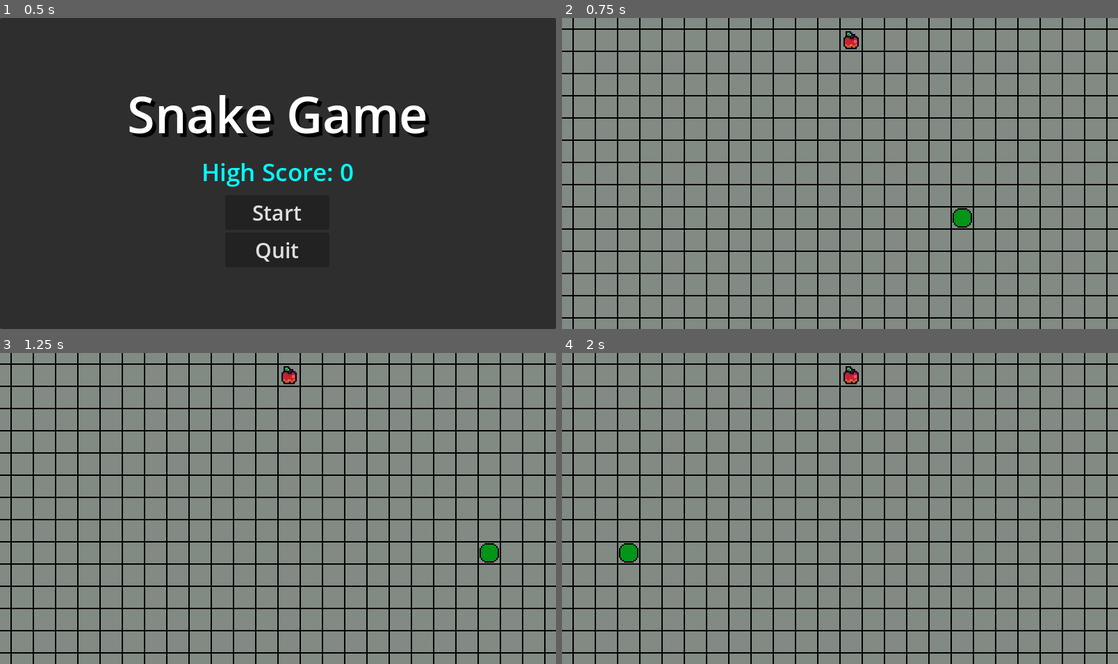
Above: before the commit, frames 1-4 (two rows, left to right).
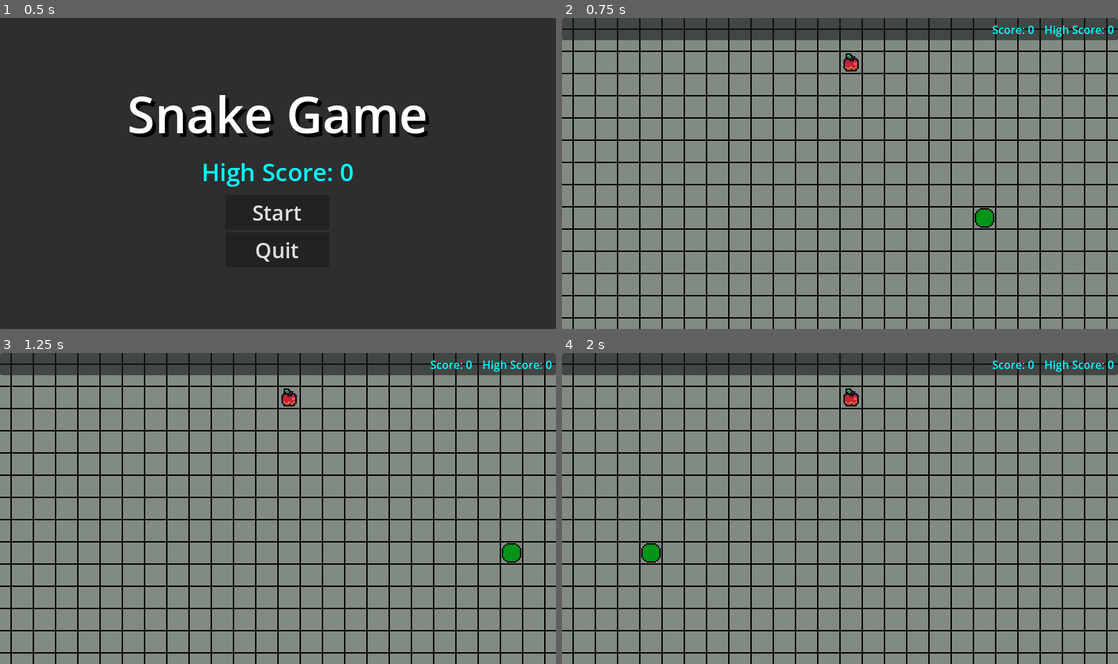
Above: after the commit, the same moments.

Repository: vii-abdullatif/The-Choice
Game: Godot game, scene res://snake_game/menus/start_screen.tscn
Same seed, same stepped clock (60 frames per second), same inputs: the game is played once before the commit and once after it.
Inputs (mouse positions are in pixels of both pictures, inside the frame that each line leads up to):
- Up to frame 1 (0.5 s): no input
- Up to frame 2 (0.75 s): click "Start" at 0.5 s
- Up to frame 3 (1.25 s): no input
- Up to frame 4 (2 s): tap Enter at 1.25 s; move the mouse to (962, 492) at 1.27 s; hold Right (ui_right) from 1.28 s (still down); tap Alt at 1.35 s; click (962, 492) at 1.42 s

Frame 1 is identical in both runs. In frame 2, 6.9% of the frame differs, in the area x 0-100%, y 0-68%; in frame 3, 6.9%; in frame 4, 6.9%.

Commit message:
Added pause menu, data saver, and a simple HUD

Diff:
--- a/snake_game/autoloads/global.gd
+++ b/snake_game/autoloads/global.gd
@@ -1,3 +1,8 @@
 extends Node
 
 const grid_size : int = 32
+
+var save_data:SaveData
+
+func _ready():
+	save_data = SaveData.load_or_create()
--- /dev/null
+++ b/snake_game/data/save_data.gd
@@ -0,0 +1,16 @@
+class_name SaveData
+extends Resource
+
+@export var high_score : int = 0
+const SAVE_PATH: String = "user://save_data.tres"
+
+func save() -> void:
+	ResourceSaver.save(self, SAVE_PATH)
+
+static func load_or_create() -> SaveData:
+	var res : SaveData
+	if FileAccess.file_exists(SAVE_PATH):
+		res = load(SAVE_PATH) as SaveData
+	else:
+		res = SaveData.new()
+	return res
--- a/snake_game/gameplay/game_play.gd
+++ b/snake_game/gameplay/game_play.gd
@@ -2,24 +2,33 @@
 extends Node2D
 
 const gameover_scene: PackedScene = preload("res://snake_game/menus/game_over.tscn")
+const pausemenu_scene: PackedScene = preload("res://snake_game/menus/pause_menu.tscn")
 
 @onready var head: Head = %Head as Head
 @onready var bounds: Bounds = %Bounds
 @onready var spawner: Spawner = $Spawner as Spawner
+@onready var hud: HUD = $HUD
 
+var pause_menu : PauseMenu
 var gameover_menu : GameOver
 var time_between_moves : float = 1000.0
 var time_since_last_move : float = 0
 var speed : float = 10000.0
 var move_dir: Vector2 = Vector2.RIGHT
 var snake_parts : Array[SnakePart] = []
-var score : int = 0
+var score : int:
+	get:
+		return score
+	set(value):
+		score = value
+		hud.update_score(value)
 
 # Called when the node enters the scene tree for the first time.
 func _ready() -> void:
 	head.food_eaten.connect(_on_food_eaten)
 	head.collided_with_tail.connect(_on_tail_collided)
 	spawner.tail_added.connect(_on_tail_added)
+	time_since_last_move = time_between_moves
 	spawner.spawn_food()
 	snake_parts.push_back(head)
 	pass # Replace with function body.
@@ -27,14 +36,19 @@
 
 # Called every frame. 'delta' is the elapsed time since the previous frame.
 func _process(delta: float) -> void:
+	var new_dir : Vector2 = Vector2.ZERO
 	if Input.is_action_pressed("ui_up"):
-		move_dir = Vector2.UP
+		new_dir = Vector2.UP
 	elif Input.is_action_pressed("ui_down"):
-		move_dir = Vector2.DOWN
+		new_dir = Vector2.DOWN
 	elif Input.is_action_pressed("ui_right"):
-		move_dir = Vector2.RIGHT
+		new_dir = Vector2.RIGHT
 	elif Input.is_action_pressed("ui_left"):
-		move_dir = Vector2.LEFT
+		new_dir = Vector2.LEFT
+	if new_dir + move_dir != Vector2.ZERO and new_dir != Vector2.ZERO:
+		move_dir = new_dir
+	if Input.is_action_just_pressed("ui_cancel"):
+		pause_game()
 
 func _physics_process(delta: float) -> void:
 	time_since_last_move += delta * speed
@@ -61,8 +75,16 @@
 	snake_parts.push_back(tail)
 
 func _on_tail_collided():
-	print("game over")
 	if not gameover_menu:
 		gameover_menu = gameover_scene.instantiate() as GameOver
 		add_child(gameover_menu)
 		gameover_menu.set_score(score)
+
+func _notification(what):
+	if what == NOTIFICATION_WM_WINDOW_FOCUS_OUT:
+		pause_game()
+
+func pause_game():
+	if not pause_menu:
+		pause_menu = pausemenu_scene.instantiate() as PauseMenu
+		add_child(pause_menu)
--- a/snake_game/gameplay/game_play.tscn
+++ b/snake_game/gameplay/game_play.tscn
@@ -4,6 +4,7 @@
 [ext_resource type="PackedScene" uid="uid://cgqa3akue68cb" path="res://snake_game/gameplay/head.tscn" id="2_m4txo"]
 [ext_resource type="Script" uid="uid://41ovile6evpe" path="res://snake_game/gameplay/bounds.gd" id="3_35sm3"]
 [ext_resource type="Texture2D" uid="uid://b5jcwkyog70e3" path="res://snake_game/gameplay/sprites/grid2.png" id="3_n1vq2"]
+[ext_resource type="PackedScene" uid="uid://41bc3ob3puv" path="res://snake_game/menus/hud.tscn" id="6_ciaw7"]
 [ext_resource type="Script" uid="uid://tsryaew8r473" path="res://snake_game/gameplay/spawner.gd" id="6_g4e3g"]
 
 [sub_resource type="TileSetAtlasSource" id="TileSetAtlasSource_n1vq2"]
@@ -33,6 +34,7 @@
 
 [node name="UpperLeft" type="Marker2D" parent="Bounds" unique_id=2009078560]
 unique_name_in_owner = true
+position = Vector2(0, 32)
 
 [node name="LowerRight" type="Marker2D" parent="Bounds" unique_id=1856523845]
 unique_name_in_owner = true
@@ -41,3 +43,5 @@
 [node name="Spawner" type="Node2D" parent="." unique_id=211227614 node_paths=PackedStringArray("bounds")]
 script = ExtResource("6_g4e3g")
 bounds = NodePath("../Bounds")
+
+[node name="HUD" parent="." unique_id=1325563464 instance=ExtResource("6_ciaw7")]
--- a/snake_game/menus/game_over.gd
+++ b/snake_game/menus/game_over.gd
@@ -8,6 +8,12 @@
 
 func set_score(n : int):
 	score.text = "Final Score: " + str(n)
+	if n > Global.save_data.high_score:
+		high_score.visible = true
+		Global.save_data.high_score = n
+		Global.save_data.save()
+	else:
+		high_score.visible = false
 
 func _on_restart_button_pressed() -> void:
 	get_tree().reload_current_scene()
--- a/snake_game/menus/game_over.tscn
+++ b/snake_game/menus/game_over.tscn
@@ -46,7 +46,7 @@
 unique_name_in_owner = true
 layout_mode = 2
 theme_override_colors/font_color = Color(0, 1, 1, 1)
-text = "New HighScore: 0"
+text = "New HighScore!!!"
 horizontal_alignment = 1
 
 [node name="MarginContainer" type="MarginContainer" parent="Panel/HBoxContainer/VBoxContainer" unique_id=687155118]
--- /dev/null
+++ b/snake_game/menus/hud.gd
@@ -0,0 +1,10 @@
+class_name HUD
+extends CanvasLayer
+@onready var score: Label = %Score
+@onready var high_score: Label = %HighScore
+
+func _ready() -> void:
+	high_score.text = "High Score: " + str(Global.save_data.high_score)
+
+func update_score(n: int):
+	score.text = "Score: " + str(n)
--- /dev/null
+++ b/snake_game/menus/hud.tscn
@@ -0,0 +1,46 @@
+[gd_scene format=3 uid="uid://41bc3ob3puv"]
+
+[ext_resource type="Script" uid="uid://cta8y8nr81vw8" path="res://snake_game/menus/hud.gd" id="1_p7ptr"]
+
+[node name="HUD" type="CanvasLayer" unique_id=1325563464]
+script = ExtResource("1_p7ptr")
+
+[node name="Panel" type="Panel" parent="." unique_id=296284634]
+custom_minimum_size = Vector2(0, 32)
+anchors_preset = 10
+anchor_right = 1.0
+grow_horizontal = 2
+
+[node name="HBoxContainer" type="HBoxContainer" parent="Panel" unique_id=892520038]
+layout_mode = 1
+anchors_preset = 10
+anchor_right = 1.0
+grow_horizontal = 2
+alignment = 2
+
+[node name="MarginContainer" type="MarginContainer" parent="Panel/HBoxContainer" unique_id=1393970557]
+layout_mode = 2
+theme_override_constants/margin_left = 5
+theme_override_constants/margin_top = 5
+theme_override_constants/margin_right = 5
+theme_override_constants/margin_bottom = 5
+
+[node name="Score" type="Label" parent="Panel/HBoxContainer/MarginContainer" unique_id=730193871]
+unique_name_in_owner = true
+layout_mode = 2
+size_flags_horizontal = 4
+theme_override_colors/font_color = Color(0, 1, 1, 1)
+text = "Score: 0"
+
+[node name="MarginContainer2" type="MarginContainer" parent="Panel/HBoxContainer" unique_id=248966531]
+layout_mode = 2
+theme_override_constants/margin_left = 5
+theme_override_constants/margin_top = 5
+theme_override_constants/margin_right = 5
+theme_override_constants/margin_bottom = 5
+
+[node name="HighScore" type="Label" parent="Panel/HBoxContainer/MarginContainer2" unique_id=645518816]
+unique_name_in_owner = true
+layout_mode = 2
+theme_override_colors/font_color = Color(0, 1, 1, 1)
+text = "HighScore: 0"
--- /dev/null
+++ b/snake_game/menus/pause_menu.gd
@@ -0,0 +1,23 @@
+class_name PauseMenu
+extends CanvasLayer
+
+@onready var restart: Button = $Panel/HBoxContainer/VBoxContainer/RestartButton
+@onready var resume: Button = $Panel/HBoxContainer/VBoxContainer/ResumeButton
+
+func _on_resume_button_pressed() -> void:
+	queue_free()
+
+func _process(delta: float) -> void:
+	if Input.is_action_just_pressed("ui_cancel"):
+		queue_free()
+
+
+func _on_quit_button_pressed() -> void:
+	get_tree().reload_current_scene()
+
+func _notification(what):
+	match what:
+		NOTIFICATION_ENTER_TREE:
+			get_tree().paused = true
+		NOTIFICATION_EXIT_TREE:
+			get_tree().paused = false
--- /dev/null
+++ b/snake_game/menus/pause_menu.tscn
@@ -0,0 +1,55 @@
+[gd_scene format=3 uid="uid://d1fmt4jmcqkba"]
+
+[ext_resource type="Script" uid="uid://5c2b1tbaibpm" path="res://snake_game/menus/pause_menu.gd" id="1_wkkn1"]
+
+[node name="PauseMenu" type="CanvasLayer" unique_id=52894199]
+process_mode = 3
+script = ExtResource("1_wkkn1")
+
+[node name="Panel" type="Panel" parent="." unique_id=428484240]
+anchors_preset = 15
+anchor_right = 1.0
+anchor_bottom = 1.0
+grow_horizontal = 2
+grow_vertical = 2
+
+[node name="HBoxContainer" type="HBoxContainer" parent="Panel" unique_id=1775044288]
+layout_mode = 1
+anchors_preset = 15
+anchor_right = 1.0
+anchor_bottom = 1.0
+grow_horizontal = 2
+grow_vertical = 2
+alignment = 1
+
+[node name="VBoxContainer" type="VBoxContainer" parent="Panel/HBoxContainer" unique_id=1450483162]
+layout_mode = 2
+alignment = 1
+
+[node name="MarginContainer" type="MarginContainer" parent="Panel/HBoxContainer/VBoxContainer" unique_id=1260600106]
+layout_mode = 2
+theme_override_constants/margin_top = 5
+theme_override_constants/margin_bottom = 5
+
+[node name="Label" type="Label" parent="Panel/HBoxContainer/VBoxContainer/MarginContainer" unique_id=132273447]
+layout_mode = 2
+theme_override_colors/font_shadow_color = Color(0, 0, 0, 1)
+theme_override_constants/shadow_offset_x = 5
+theme_override_constants/shadow_offset_y = 5
+theme_override_font_sizes/font_size = 72
+text = "Game Paused"
+
+[node name="ResumeButton" type="Button" parent="Panel/HBoxContainer/VBoxContainer" unique_id=399727833]
+custom_minimum_size = Vector2(150, 0)
+layout_mode = 2
+theme_override_font_sizes/font_size = 36
+text = "Resume"
+
+[node name="RestartButton" type="Button" parent="Panel/HBoxContainer/VBoxContainer" unique_id=1636432348]
+custom_minimum_size = Vector2(150, 0)
+layout_mode = 2
+theme_override_font_sizes/font_size = 36
+text = "Restart"
+
+[connection signal="pressed" from="Panel/HBoxContainer/VBoxContainer/ResumeButton" to="." method="_on_resume_button_pressed"]
+[connection signal="pressed" from="Panel/HBoxContainer/VBoxContainer/RestartButton" to="." method="_on_quit_button_pressed"]
--- a/snake_game/menus/start_screen.gd
+++ b/snake_game/menus/start_screen.gd
@@ -7,7 +7,7 @@
 @onready var quit: Button = %QuitButton
 
 func _ready() -> void:
-	var high_score : int = 0
+	var high_score : int = Global.save_data.high_score
 	score.text = "High Score: " + str(high_score)
 
 func _on_start_button_pressed() -> void:
Not shown, added: snake_game/data/save_data.gd.uid
Not shown, added: snake_game/menus/hud.gd.uid
Not shown, added: snake_game/menus/pause_menu.gd.uid
